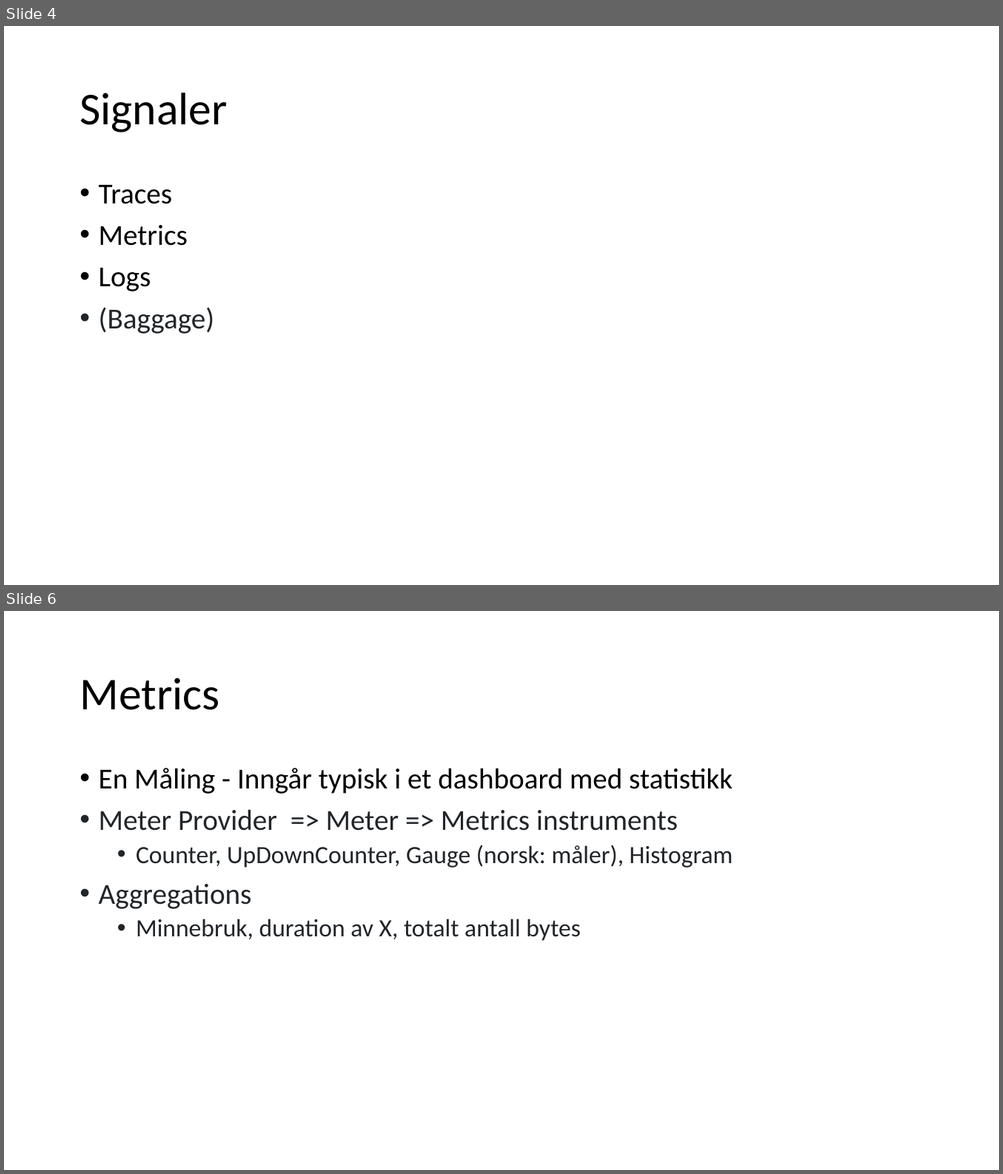
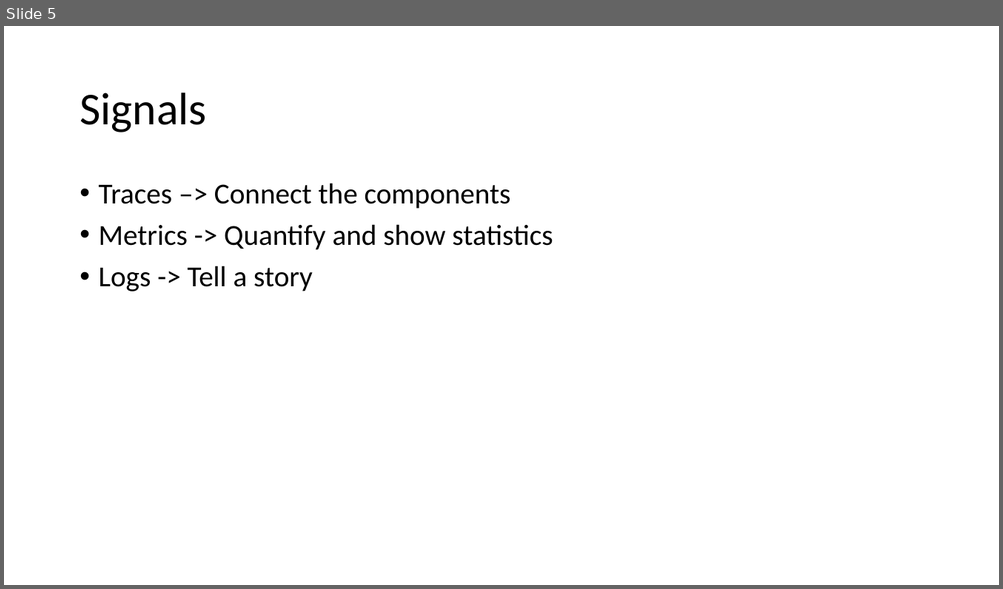
Before and after one commit to rogerhmar/OTEL-NDC-2024, a slide deck: observerbarhet.pptx. Shown one above the other, each under a label of ours: slides 4 and 6 before the commit, slide 5 after it; the slides between them are not shown. The pictures are 1003x1174 and 1003x589 pixels, drawn with LibreOffice and Linux fonts; fonts in the diff are those of the drawing. Boxes give left, top, right and bottom in pixels: in the first picture for what was removed or moved away, otherwise in the second. Text is boxed around its words. In the diff, an @@ line names an element or a change of style, - is before the commit and + after.

```diff
--- a/observerbarhet.pptx
+++ b/observerbarhet.pptx
@@ slide 6 removed at [4,611,999,1170], background #FFFFFF @@
@@ title removed at [79,678,219,710] @@
-Metrics
@@ text removed at [99,768,733,941] @@
-• En Måling - Inngår typisk i et dashboard med statistikk
-• Meter Provider => Meter => Metrics instruments
-  • Counter, UpDownCounter, Gauge (norsk: måler), Histogram
-• Aggregations
-  • Minnebruk, duration av X, totalt antall bytes
@@ what was slide 4 is now slide 5 @@
@@ slide 5 changed as well @@
@@ title at [79,93,206,133]: text changed @@
-Signaler
+Signals
@@ text at [99,183,552,292]: text changed @@
-• Traces
-• Metrics
-• Logs
-• (Baggage)
+• Traces –> Connect the components
+• Metrics -> Quantify and show statistics
+• Logs -> Tell a story
```
Also in this commit, not shown: 1 other slide changed, 4 slides added, 5 other slides removed, 17 other files.
